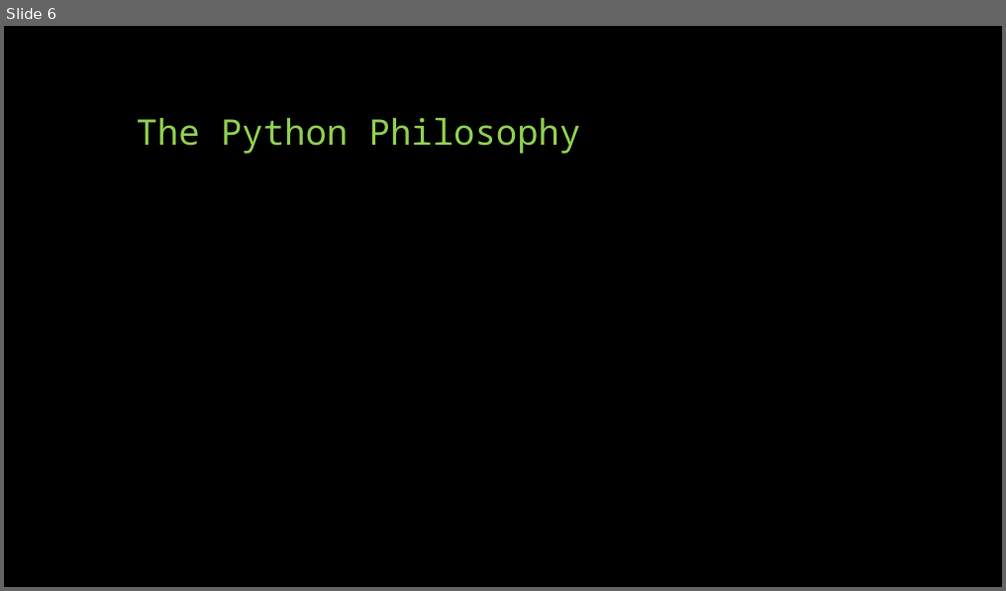
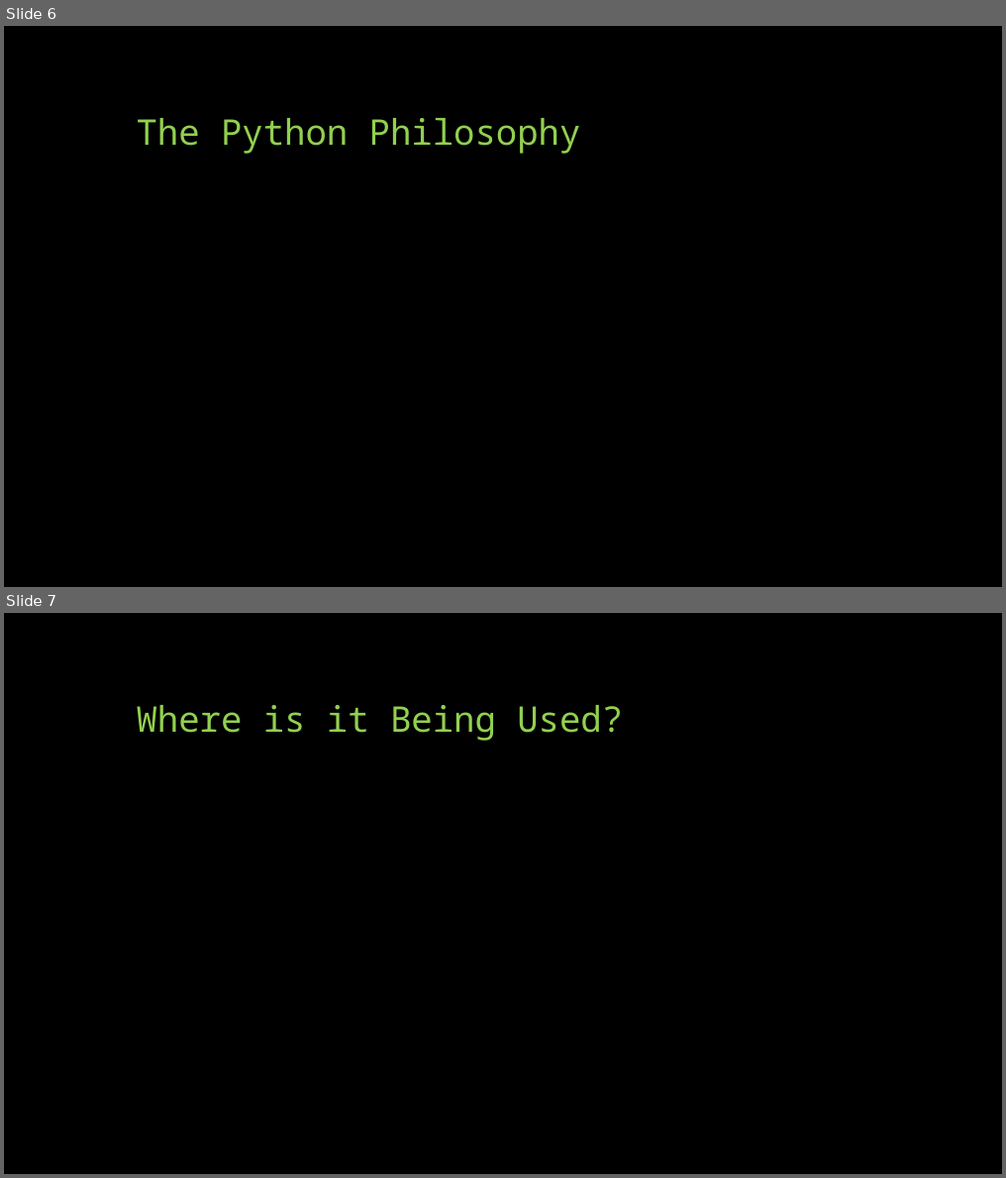
Before and after one commit to c14410312/IntroToPythonCourseAon, a slide deck: session1_getting_started/intro_to_python_class_1.pptx. Shown one above the other, each under a label of ours: slide 6 before the commit, slides 6 and 7 after it. The pictures are 1006x591 and 1006x1178 pixels, drawn with LibreOffice and Linux fonts; fonts in the diff are those of the drawing. Boxes give left, top, right and bottom in pixels: in the first picture for what was removed or moved away, otherwise in the second. Text is boxed around its words. In the diff, an @@ line names an element or a change of style, - is before the commit and + after.

```diff
--- a/session1_getting_started/intro_to_python_class_1.pptx
+++ b/session1_getting_started/intro_to_python_class_1.pptx
@@ slide 7 added at (x1=4, y1=613, x2=1002, y2=1174), background #000000 @@
@@ title added at (x1=137, y1=705, x2=623, y2=741), 34 pt, text #92D050 @@
+Where is it Being Used?
```
Also in this commit, not shown: 1 slide changed, 1 other slide added, 6 slides removed, 1 other file.
